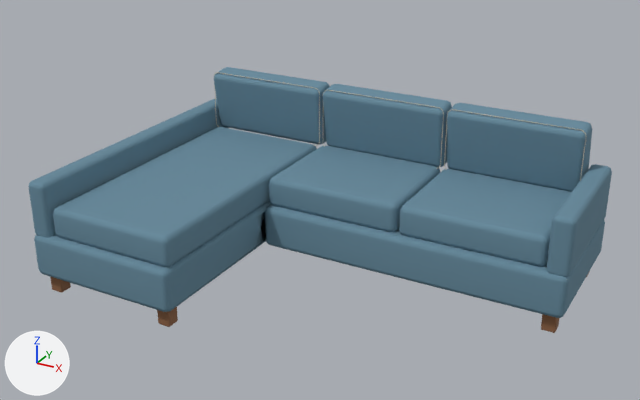
The glTF model public/models/furniture/everyday-sectional-tailored-left.glb as it was, and as the next commit left it.
Rendered twice from a 50 mm lens placed at (2.1, -3.88, 2.43), pointed at (-0.04, 0.0, 0.49). The lights are fixed; the arrows at lower left show +X, +Y and +Z. The first picture is the older version. Vertices at exactly the same position are counted once.

Before the edit, the objects in view are built like this:
```python
mat_bluecloth = principled_material('bluecloth')
mat_bluecloth.base_color = (0.13, 0.25, 0.33)  # blue #65899b
mat_bluecloth.roughness = 0.94
me_cube_376 = bpy.data.meshes.new('Cube.376')
me_cube_376.from_pydata(...)  # 2398 vertices, 4696 faces; spans x -1.33..1.33, y -0.88..0.88, z 0.0..0.9
# faces by material slot: [648, 1080, 2968]
me_cube_376.materials.append(mat_walnut)  # brown #8b6142
me_cube_376.materials.append(mat_bluecloth)  # blue #65899b
me_cube_376.materials.append(mat_seam)  # light grey #bfbaac
ob_everyday_sectional_tailored_left_authored_assembly = bpy.data.objects.new('everyday-sectional-tailored-left authored assembly', me_cube_376)
ob_everyday_sectional_tailored_left_authored_assembly.location = (0.0, 0.0, 0.0)
```
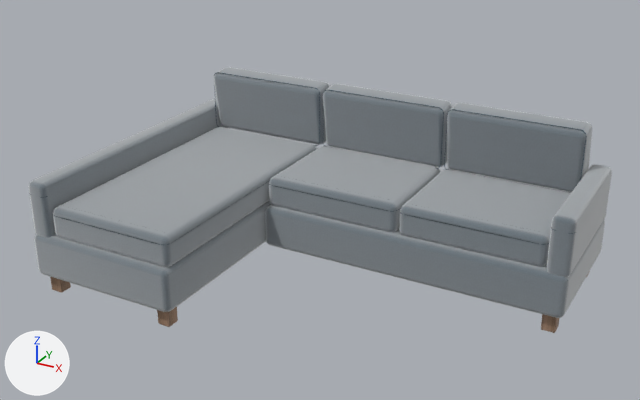
The change, as a list of edits to the scene's bpy script:
```text
Add img_material_twill_color:
    img_material_twill_color = load_image('material-twill-color', '_unpacked/material-twill-color', 1024, 1024, 'sRGB')
Add img_material_twill_normal:
    img_material_twill_normal = load_image('material-twill-normal', '_unpacked/material-twill-normal', 1024, 1024, 'Non-Color')
Add img_material_twill_orm:
    img_material_twill_orm = load_image('material-twill-orm', '_unpacked/material-twill-orm', 1024, 1024, 'Non-Color')
Change mat_bluecloth:
    remove # nodes: BsdfPrincipled, OutputMaterial
    remove # colours: blue #65899b
    nodes: BsdfPrincipled, Mix, NormalMap, OutputMaterial, SeparateColor, TexImage x3
    colours: dark blue #586e7c
    uses the picture img_material_twill_color
    uses the picture img_material_twill_normal
    uses the picture img_material_twill_orm
Change me_cube_376:
    used by ob_everyday_sectional_tailored_left_authored_assembly; location = (0.0, 0.0, 0.0)
    remove me_cube_376.from_pydata(...)  # 2398 vertices, 4696 faces; spans x -1.33..1.33, y -0.88..0.88, z 0.0..0.9
    add me_cube_376.from_pydata(...)  # 4253 vertices, 7477 faces; spans x -1.33..1.33, y -0.88..0.88, z 0.0..0.9
    me_cube_376 part 1: 218 vertices moved from x -1.32..1.32, y -0.86..0.85, z 0.33..0.59 to x -1.32..1.32, y -0.86..0.86, z 0.33..0.59; 443 vertices removed from x -1.32..1.32, y -0.85..0.85, z 0.33..0.87; 2298 vertices added at x -1.32..1.32, y -0.86..0.86, z 0.33..0.87
    me_cube_376 part 2: 2667 kept faces spanning x -1.33..1.33, y -0.88..0.88, z 0.0..0.9 get new texture (UV) coordinates
```

Pixel boxes (x1, y1, x2, y2) of what changed, in the pictures (640 x 400 px):
'everyday-sectional-tailored-left authored assembly', surface changed: (28, 67, 612, 333) in both
part 1 of me_cube_376, reshaped: before (53, 91, 546, 264); after (29, 145, 576, 264)
part 2 of me_cube_376, surface changed: (28, 67, 612, 333) in both
